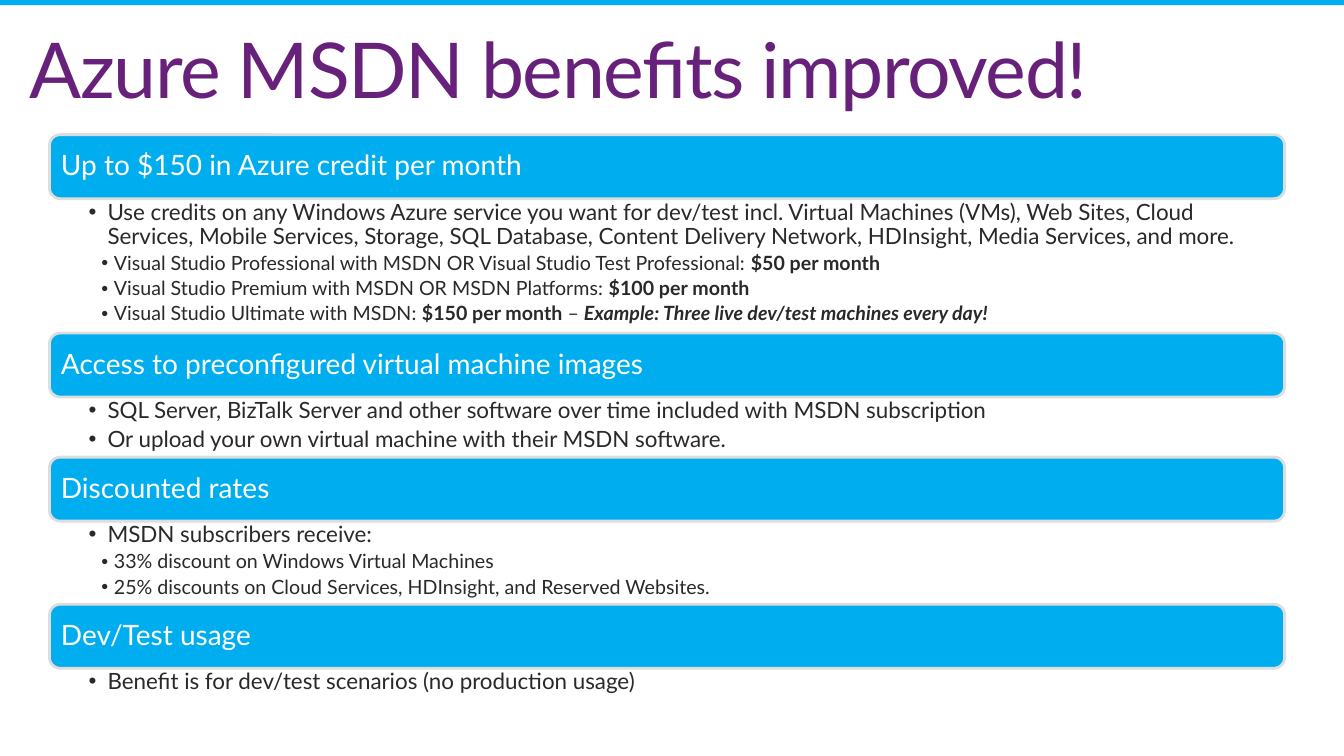
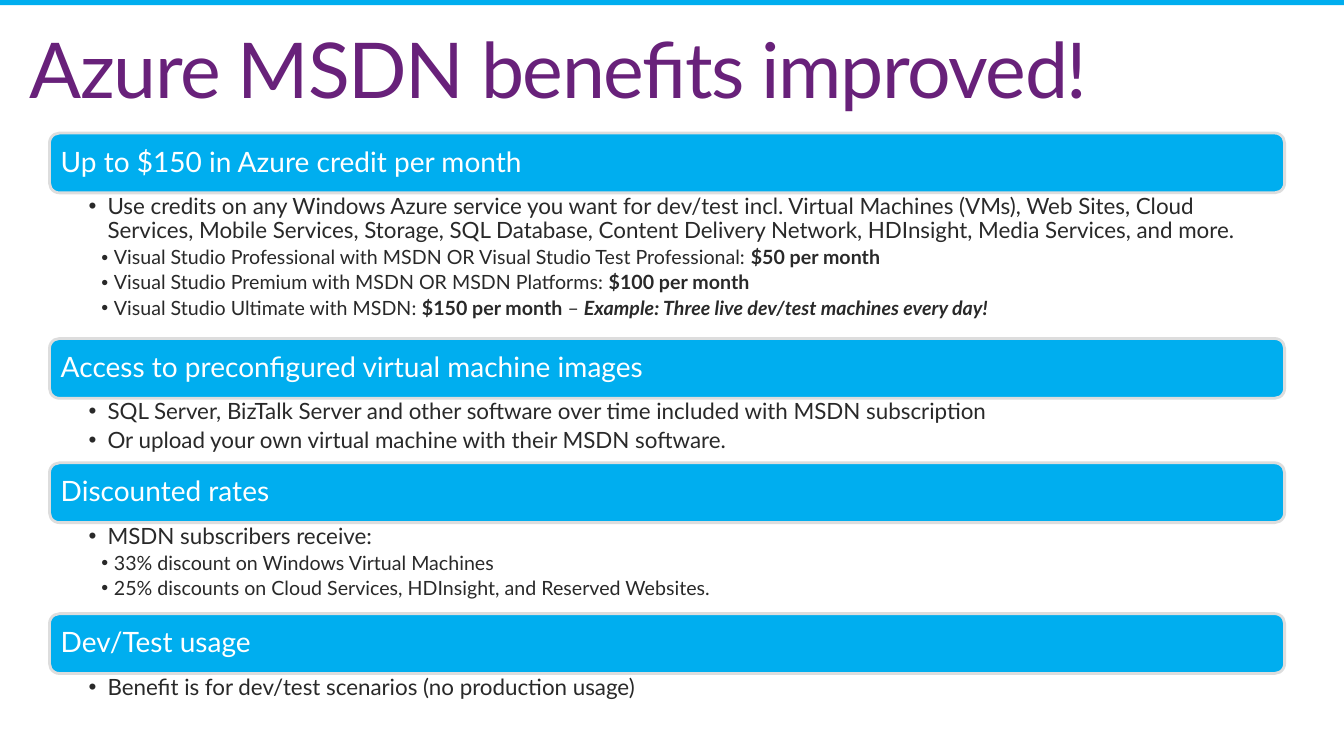
Before and after one commit to BretStateham/AzureDay-ScenarioLabs, a slide deck: slide 6 of Presentations/02-DevTestOnWindowsAzure.pptx. Drawn at 1344x756 pixels with LibreOffice and Linux fonts; fonts in the diff are those of the drawing; background and template pictures are left out. Boxes give left, top, right and bottom in pixels: in the first picture for what was removed or moved away, otherwise in the second. Text is boxed around its words. In the diff, an @@ line names an element or a change of style, - is before the commit and + after.

```diff
--- a/Presentations/02-DevTestOnWindowsAzure.pptx
+++ b/Presentations/02-DevTestOnWindowsAzure.pptx
@@ rounded rectangle: place and size @@
-rounded rectangle at (49,135,1285,199)
+rounded rectangle at (49,133,1285,193)
@@ text "Use credits on any Windows ...": place and size @@
-text "Use credits on any Windows ..." at (108,203,1234,324)
+text "Use credits on any Windows ..." at (108,197,1234,319)
@@ rounded rectangle: place and size @@
-rounded rectangle at (49,333,1285,396)
+rounded rectangle at (49,339,1285,398)
@@ rounded rectangle: place and size @@
-rounded rectangle at (49,458,1285,521)
+rounded rectangle at (49,463,1285,522)
@@ rounded rectangle: place and size @@
-rounded rectangle at (49,604,1285,667)
+rounded rectangle at (49,614,1285,674)
@@ text "Dev/Test usage": place and size @@
-text "Dev/Test usage" at (61,624,251,650)
+text "Dev/Test usage" at (61,631,251,657)
@@ text "Benefit is for dev/test scenarios ...": place and size @@
-text "Benefit is for dev/test scenarios ..." at (108,672,635,693)
+text "Benefit is for dev/test scenarios ..." at (108,678,635,699)
```
Also in this commit, not shown: 2 other slides changed, 1 slide added.
